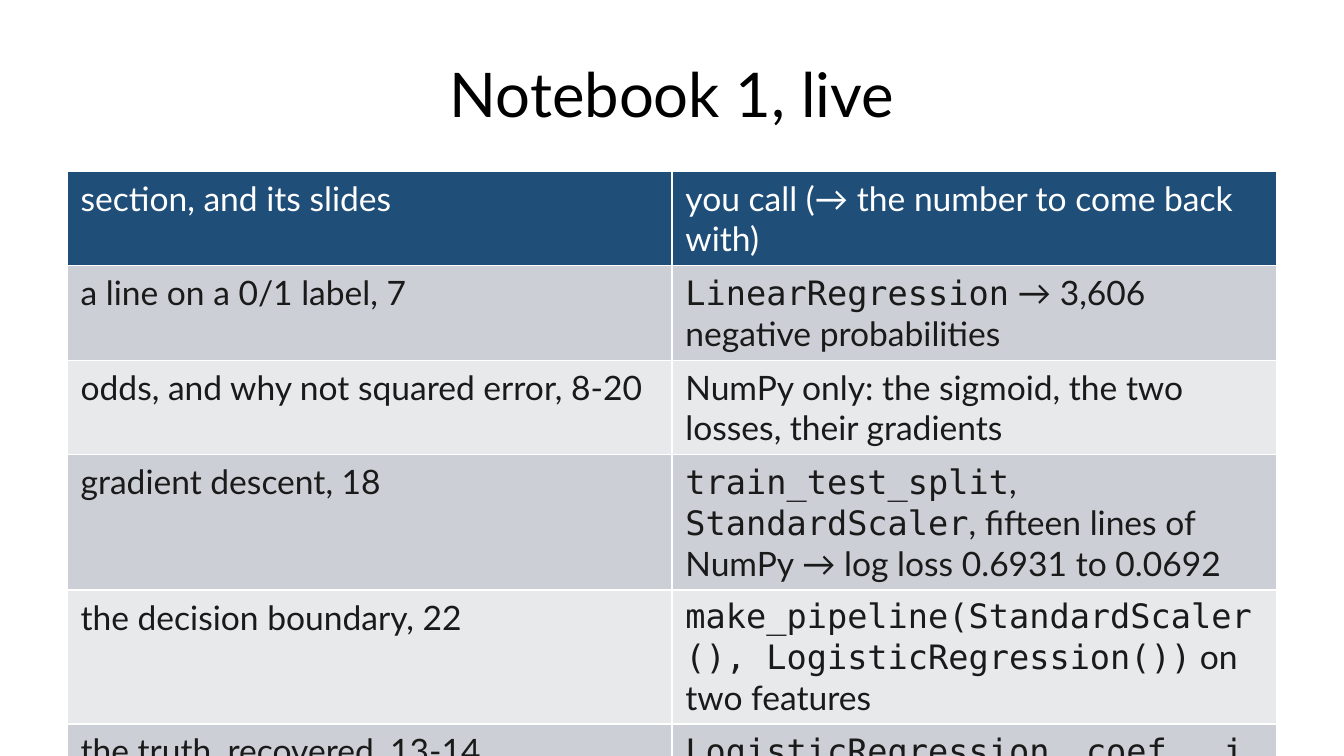
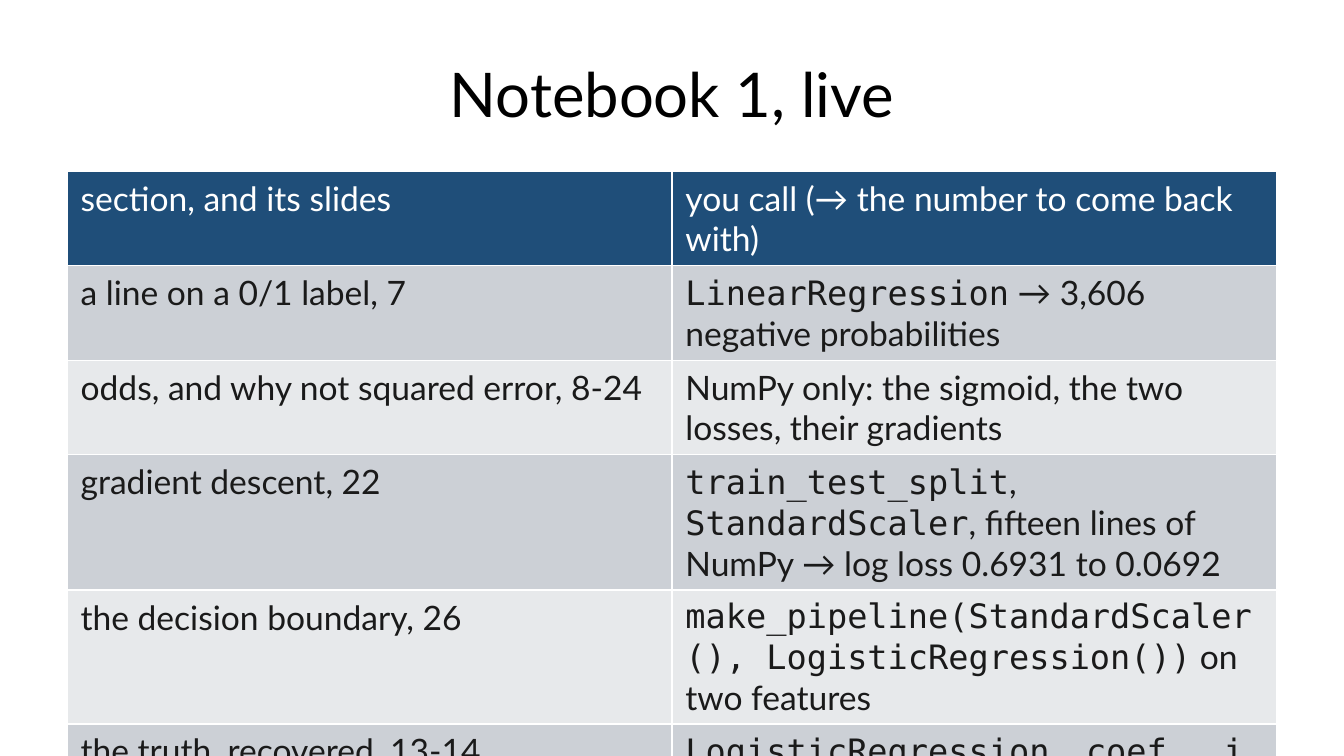
Before and after one commit to fabioantonini/technologies-for-artificial-intelligence, a slide deck: slide 25 of Lessons/04_classification_and_metrics/Slides/classification_and_metrics_slides.pptx (slide 21 before the commit). Drawn at 1344x756 pixels with LibreOffice and Linux fonts; fonts in the diff are those of the drawing; background and template pictures are left out. Boxes give left, top, right and bottom in pixels: in the first picture for what was removed or moved away, otherwise in the second. Text is boxed around its words. In the diff, an @@ line names an element or a change of style, - is before the commit and + after.

```diff
--- a/Lessons/04_classification_and_metrics/Slides/classification_and_metrics_slides.pptx
+++ b/Lessons/04_classification_and_metrics/Slides/classification_and_metrics_slides.pptx
@@ table at [67, 172, 1277, 715] @@
-row 3, column 1: odds, and why not squared error, 8-20
+row 3, column 1: odds, and why not squared error, 8-24
-row 4, column 1: gradient descent, 18
+row 4, column 1: gradient descent, 22
-row 5, column 1: the decision boundary, 22
+row 5, column 1: the decision boundary, 26
```
Also in this commit, not shown: 3 other slides changed, 4 slides added, 8 other files.
